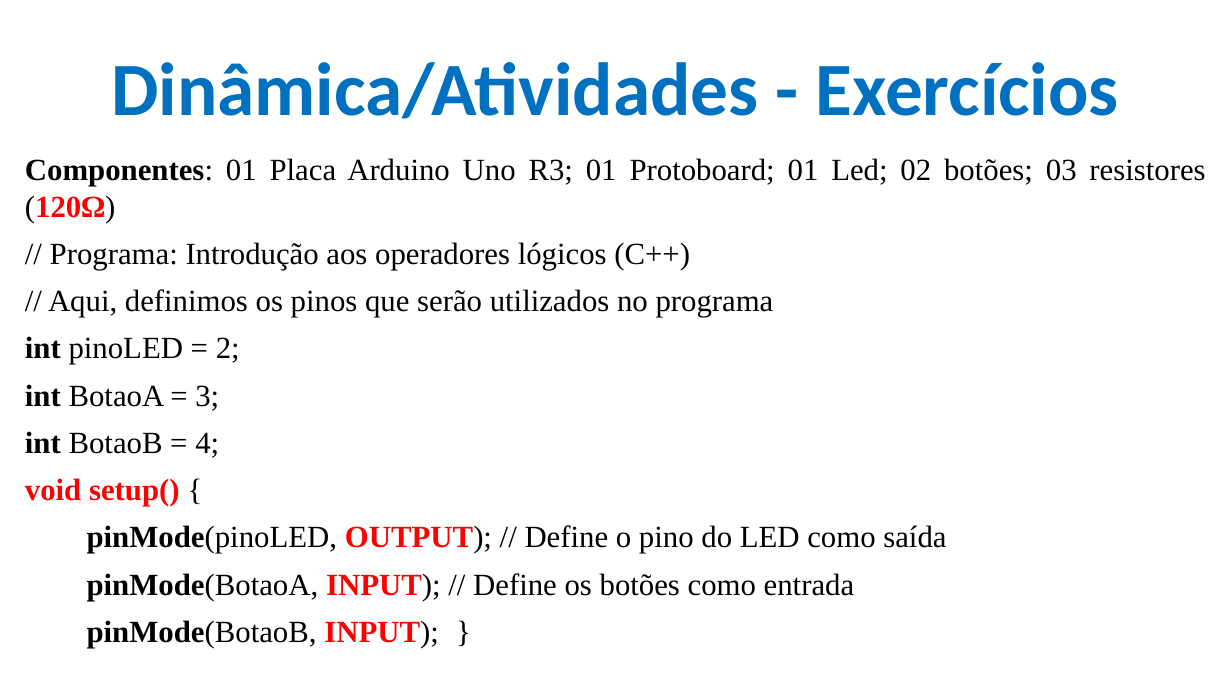
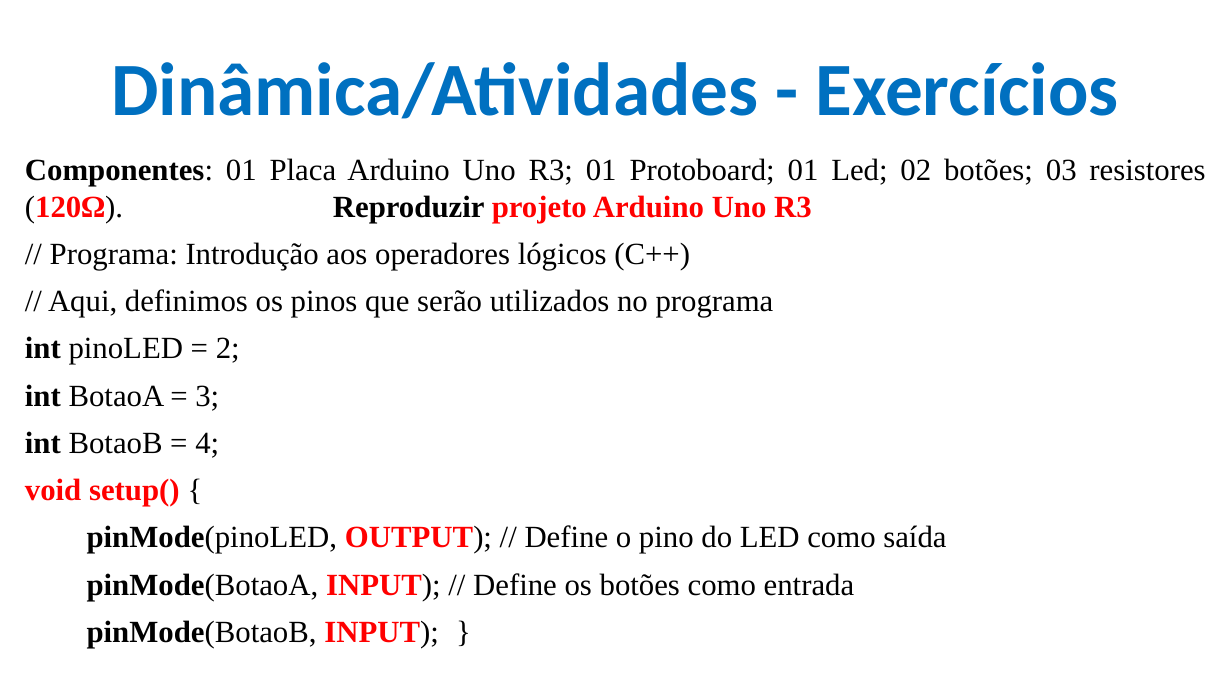
Before and after one commit to CloudEducationBrazil/WydenArea1ProgramacaoMicrocontroladores, a slide deck: slide 27 of 01 Classes/Aula 05 - Programação Microcontroladores - Periféricos Integrados - Portas e Conversores.pptx. Drawn at 1232x693 pixels with LibreOffice and Linux fonts; fonts in the diff are those of the drawing; background and template pictures are left out. Boxes give left, top, right and bottom in pixels: in the first picture for what was removed or moved away, otherwise in the second. Text is boxed around its words. In the diff, an @@ line names an element or a change of style, - is before the commit and + after.

Commit message:
arduino ajuste 03/09/2024 2024.2

```diff
--- a/01 Classes/Aula 05 - Programação Microcontroladores - Periféricos Integrados - Portas e Conversores.pptx
+++ b/01 Classes/Aula 05 - Programação Microcontroladores - Periféricos Integrados - Portas e Conversores.pptx
@@ text at box(25, 158, 1205, 223): text changed @@
-Componentes: 01 Placa Arduino Uno R3; 01 Protoboard; 01 Led; 02 botões; 03 resistores (120Ω)
+Componentes: 01 Placa Arduino Uno R3; 01 Protoboard; 01 Led; 02 botões; 03 resistores (120Ω). Reproduzir projeto Arduino Uno R3
```
Also in this commit, not shown: 1 other slide changed.
